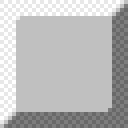
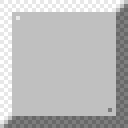
Before/after of a w=128, h=128 layered artwork. What changed in the layer stack:
added layer "new-flat" above "old" over <box>12,12,116,116</box>
